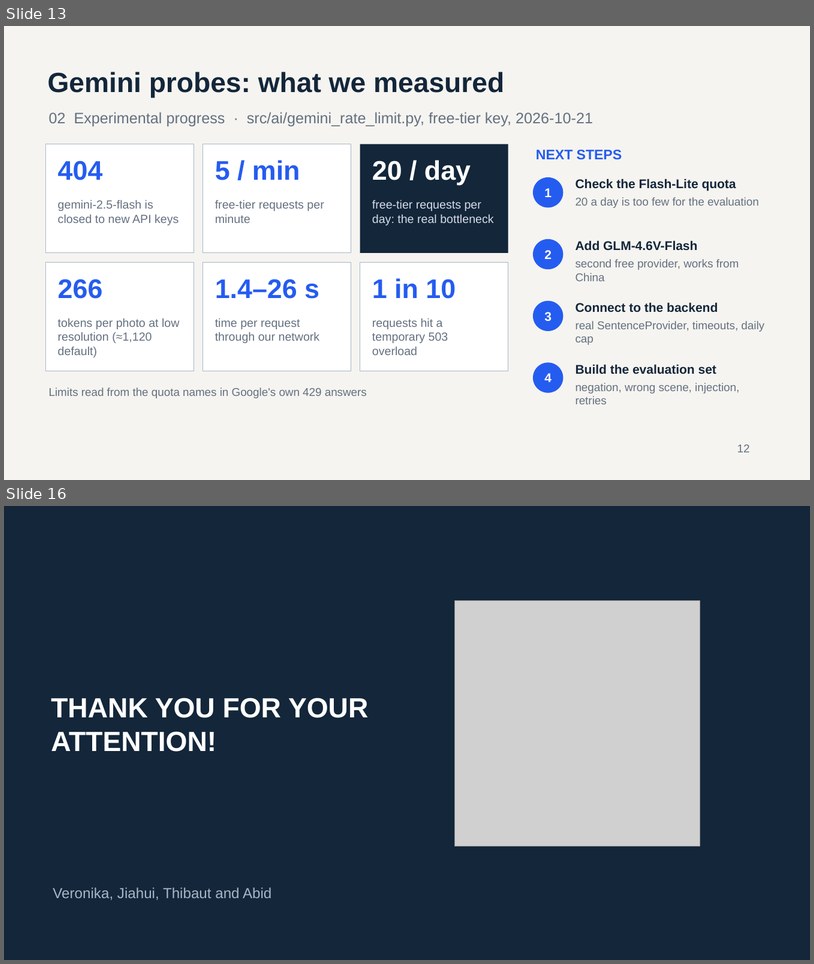
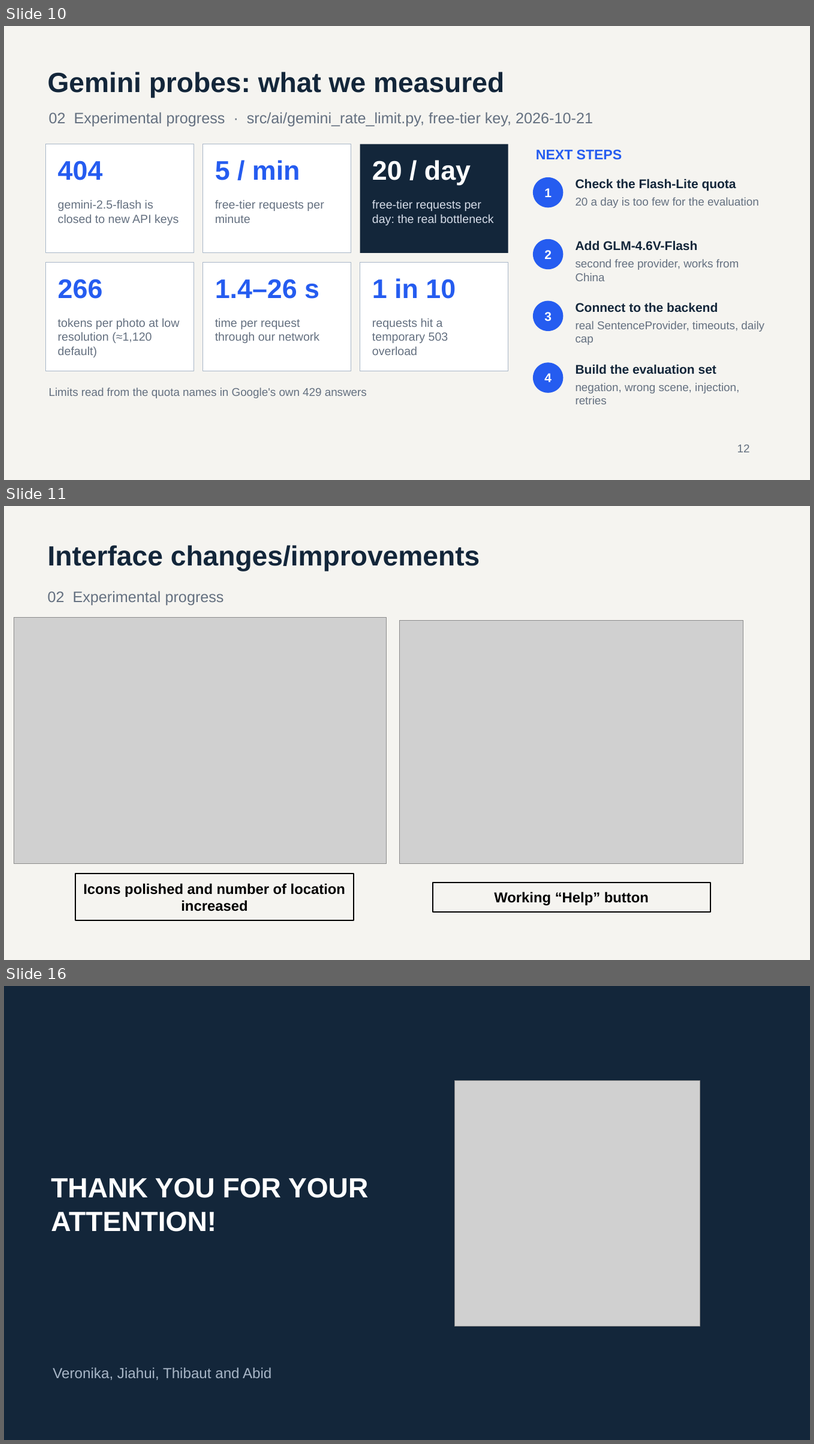
Before and after one commit to bhsei/26B, a slide deck: weekly-reports/W06/Weekly_Report_W06.pptx. Shown one above the other, each under a label of ours: slides 13 and 16 before the commit, slides 10, 11 and 16 after it; the slides between them are not shown. The pictures are 814x964 and 814x1444 pixels, drawn with LibreOffice and Linux fonts; fonts in the diff are those of the drawing; grey boxes stand for pictures. Boxes give left, top, right and bottom in pixels: in the first picture for what was removed or moved away, otherwise in the second. Text is boxed around its words. In the diff, an @@ line names an element or a change of style, - is before the commit and + after.

```diff
--- a/weekly-reports/W06/Weekly_Report_W06.pptx
+++ b/weekly-reports/W06/Weekly_Report_W06.pptx
@@ slide 11 added at [4,506,810,960], background #F5F4F0 @@
@@ text added at [48,545,480,571], 33 pt, text #13263A, bold @@
+Interface changes/improvements
@@ text added at [48,591,224,605], 18 pt, text #647080 @@
+02 Experimental progress
@@ picture added at [14,618,387,863] @@
@@ picture added at [400,621,744,864] @@
@@ rectangle added at [75,873,354,920], outline #000000 1.5 pt, 17 pt, text #000000, bold @@
+Icons polished and number of location increased
@@ rectangle added at [433,882,711,912], outline #000000 1.5 pt, 17 pt, text #000000, bold @@
+Working “Help” button
@@ what was slide 13 is now slide 10 @@
```
Also in this commit, not shown: 1 slide changed, 7 other slides added, 8 slides removed.
